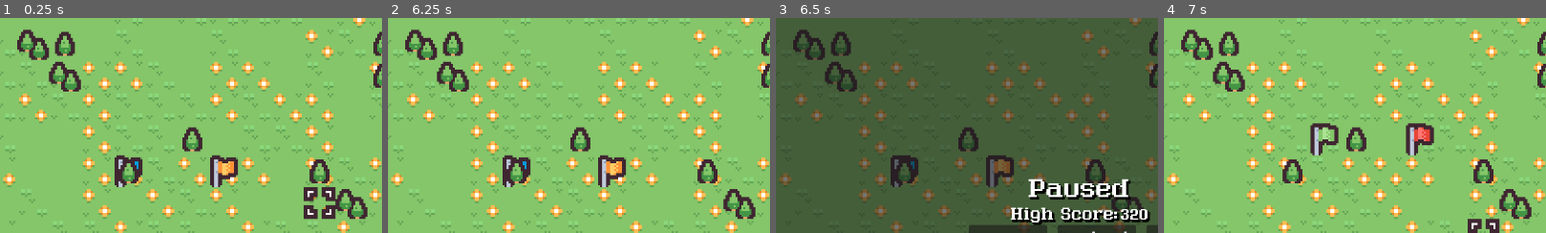
Above: before the commit, frames 1-4 (left to right).
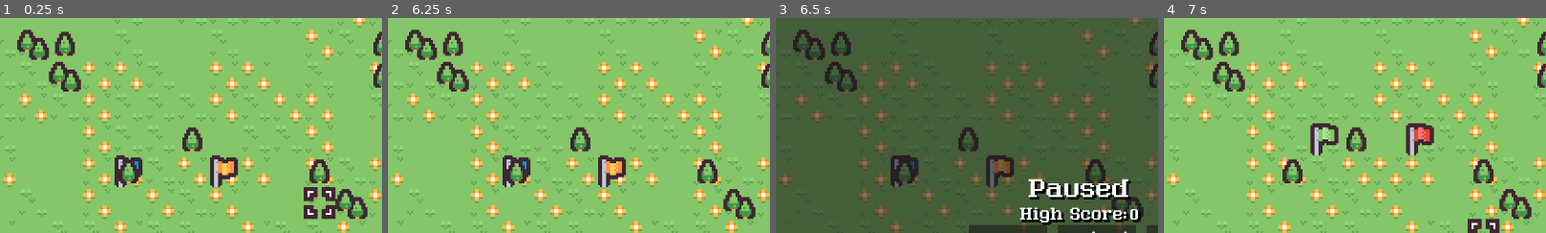
Above: after the commit, the same moments.

Repository: nuzcraft/trails-roads-rails
Game: Godot game, scene res://scenes/main.tscn
Two runs of this game, one before a commit and one after it. Both use one fixed random seed, a clock stepped at 60 frames per second and the inputs below.
Inputs (mouse positions are % of the whole screen's width and height, from its top left):
- Up to frame 1 (0.25 s): no input
- Up to frame 2 (6.25 s): click "Discard & Draw" at 0.5 s; click "Discard & Draw" at 1.25 s; click "Discard & Draw" at 2 s; move the mouse to (4, 86) at 2.77 s; click (4, 86) at 2.92 s; move the mouse to (13, 86) at 3.52 s; click (13, 86) at 3.67 s; move the mouse to (22, 86) at 4.27 s; click (22, 86) at 4.42 s; move the mouse to (30, 86) at 5.02 s; click (30, 86) at 5.17 s; tap Enter at 5.75 s; move the mouse to (39, 86) at 5.77 s; click (39, 86) at 5.92 s
- Up to frame 3 (6.5 s): tap Escape (pause) at 6.4 s
- Up to frame 4 (7 s): click "restart" at 6.5 s
The pictures show only the part of the screen within x 10-60%, y 5-55%; the shares and areas given below are measured in that part.

Frames 1-2 are identical in both runs. In frame 3, 1.8% of the frame differs, in the area x 61-98%, y 88-97%; in frame 4, nothing differs.

Commit message:
finished end screen and pause screen

Diff:
--- a/scenes/main.gd
+++ b/scenes/main.gd
@@ -18,6 +18,8 @@
 @onready var resume_button: Button = $Control/PauseEndPanel/VBoxContainer/HBoxContainer2/ResumeButton
 @onready var try_again_label: Label = $Control/PauseEndPanel/VBoxContainer/TryAgainLabel
 @onready var pause_label: Label = $Control/PauseEndPanel/VBoxContainer/PauseLabel
+@onready var discard_draw_button: Button = $Control/VBoxContainer/VBoxContainer/DiscardDrawButton
+@onready var high_score_value_label: Label = $Control/PauseEndPanel/VBoxContainer/HBoxContainer/HighScoreValueLabel
 
 # card types
 const VERT_ROAD_CARD = preload("res://scenes/card/road/vert_road_card.tscn")
@@ -60,6 +62,7 @@
 var total_score: int = 1
 var level: int = 0
 var score_needed: int = 0
+var high_score: int = 0
 
 var shake: float = 0.0
 
@@ -97,6 +100,7 @@
 			total_value_label.text = str(total_score)
 			goal_value_label.text = str(score_needed)
 			level_label.text = "Level " + str(level)
+			high_score_value_label.text = str(high_score)
 
 			if shake:
 				shake = max(shake - 2.0 * delta, 0)
@@ -289,6 +293,7 @@
 				#print('combo mult is %d' % combo_mult)
 				if combo_mult > 0:
 					await score_popup("exciting", combo_mult, path[i] - Vector2(0.5, 0), dur, "+", true)
+	if total_score > high_score: high_score = total_score
 	if total_score >= score_needed:
 		need_points_label.hide()
 		next_level()
@@ -366,8 +371,17 @@
 	trgt_id = add_point_to_astar(target, ['N', 'S', 'E', 'W'])
 
 func _on_discard_draw_button_pressed() -> void:
-	await discard_all()
-	draw_cards_to_hand(6)
+	if deck_cards.size() <= 0:
+		game_over()
+	else:
+		await discard_all()
+		draw_cards_to_hand(6)
+	if deck_cards.size() <= 0:
+		discard_draw_button.text = "End Game"
+		discard_draw_button.modulate = KenneyColors.YELLOW
+	else:
+		discard_draw_button.text = "Discard & Draw"
+		discard_draw_button.modulate = Color.WHITE
 
 func discard_all() -> void:
 	hand_cards.reverse()
@@ -410,3 +424,9 @@
 
 func unpause() -> void:
 	pause_end_panel.hide()
+
+func game_over() -> void:
+	pause_end_panel.show()
+	pause_label.hide()
+	try_again_label.show()
+	resume_button.hide()
--- a/scenes/main.tscn
+++ b/scenes/main.tscn
@@ -126,7 +126,7 @@
 tile_set = ExtResource("1_ow657")
 
 [node name="GridCursor" parent="Control/SubViewportContainer/SubViewport" instance=ExtResource("2_7h2p8")]
-position = Vector2(872, 456)
+position = Vector2(888, 408)
 
 [node name="SubViewport2" type="SubViewport" parent="Control/SubViewportContainer"]
 transparent_bg = true
